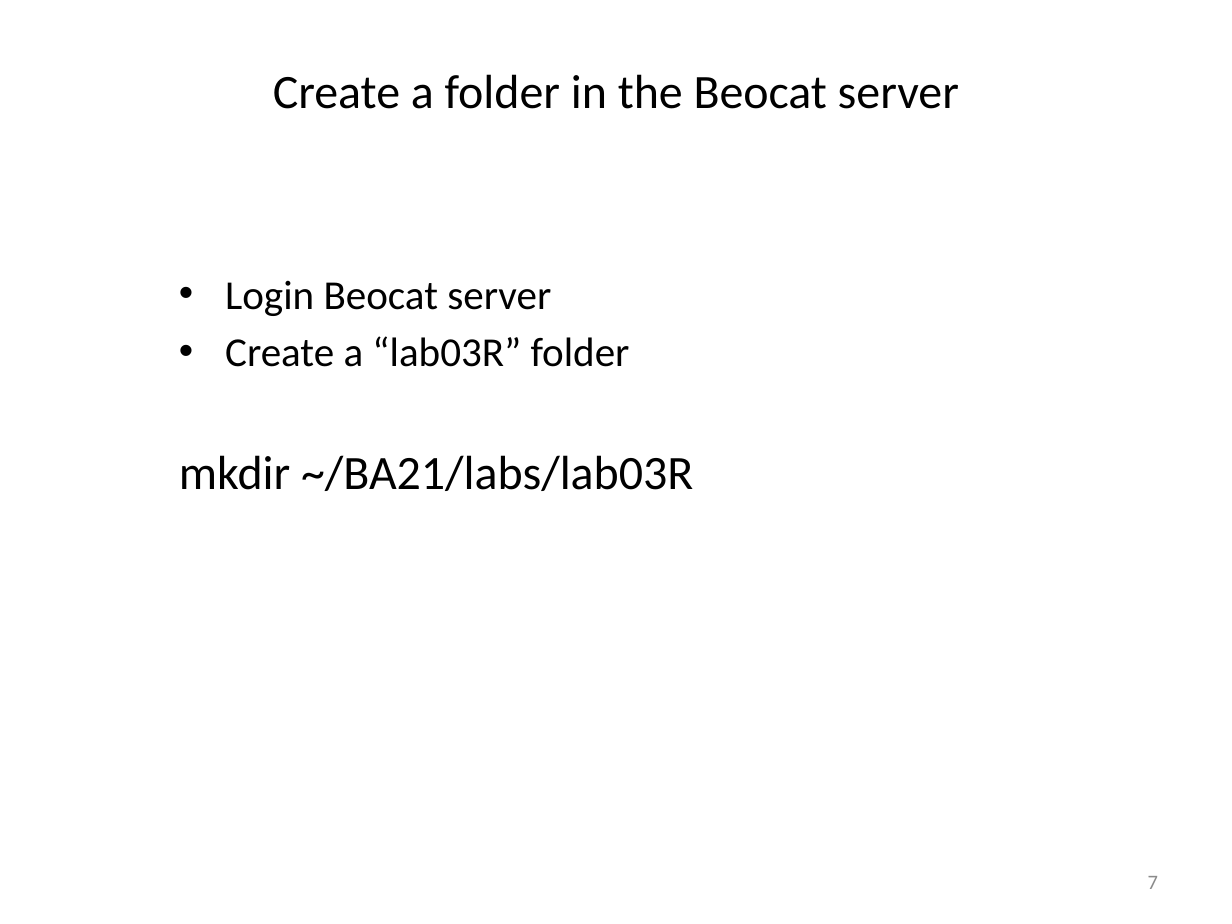
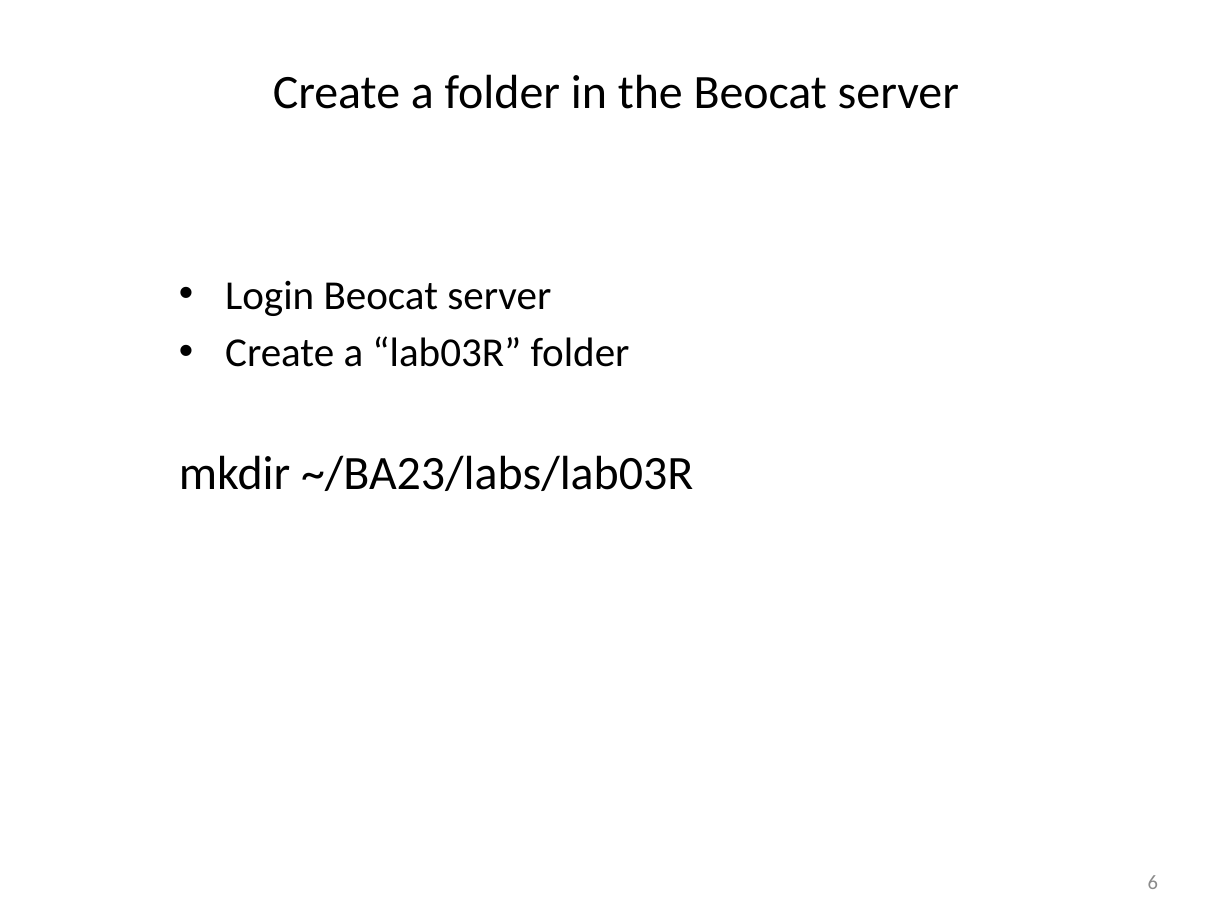
Before and after one commit to liu3zhenlab/teaching, a slide deck: slide 6 of PLPTH813Bioinformatis/2023/labs/lab03_R.pptx (slide 7 before the commit). Drawn at 1232x924 pixels with LibreOffice and Linux fonts; fonts in the diff are those of the drawing. Boxes give left, top, right and bottom in pixels: in the first picture for what was removed or moved away, otherwise in the second. Text is boxed around its words. In the diff, an @@ line names an element or a change of style, - is before the commit and + after.

```diff
--- a/PLPTH813Bioinformatis/2023/labs/lab03_R.pptx
+++ b/PLPTH813Bioinformatis/2023/labs/lab03_R.pptx
@@ text at [179,455,693,491]: text changed @@
-mkdir ~/BA21/labs/lab03R
+mkdir ~/BA23/labs/lab03R
@@ page number at [1148,875,1158,889]: text changed @@
-7
+6
```
Also in this commit, not shown: 6 other slides changed, 2 slides removed, 2 other files.
